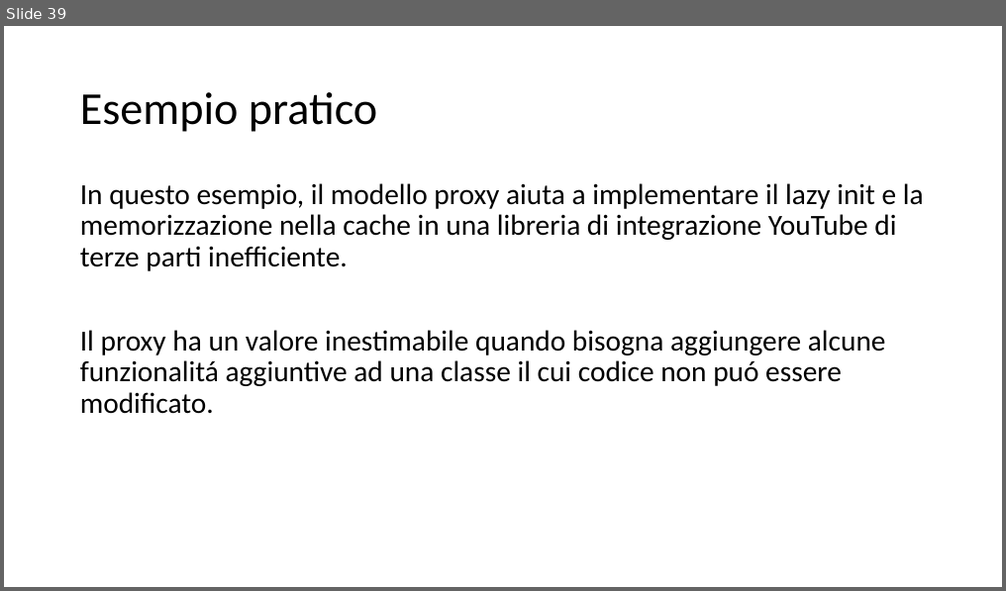
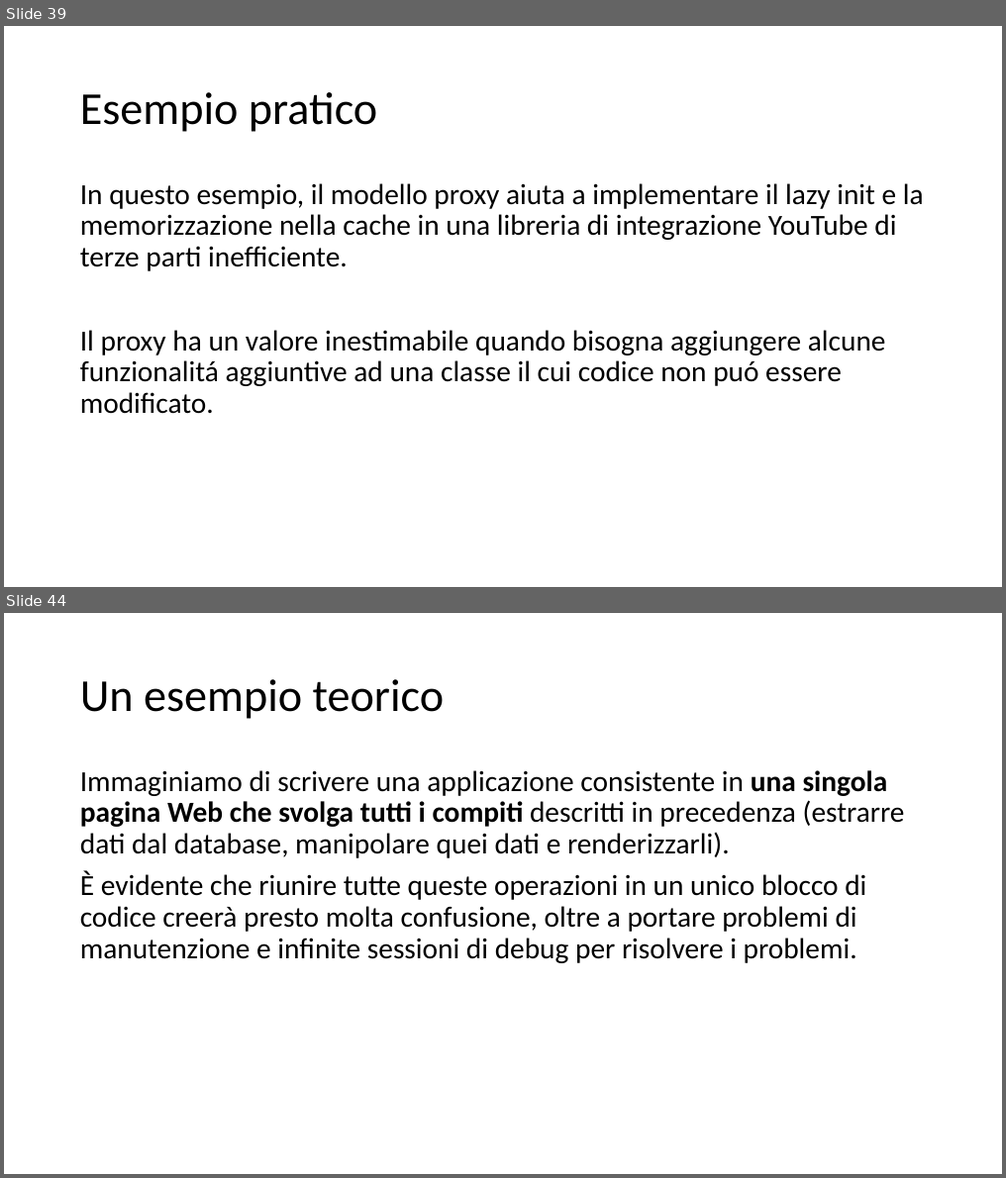
Before and after one commit to cicababba/java_course, a slide deck: Slide/Pattern.pptx. Shown one above the other, each under a label of ours: slide 39 before the commit, slides 39 and 44 after it; the slides between them are not shown. The pictures are 1006x591 and 1006x1178 pixels, drawn with LibreOffice and Linux fonts; fonts in the diff are those of the drawing. Boxes give left, top, right and bottom in pixels: in the first picture for what was removed or moved away, otherwise in the second. Text is boxed around its words. In the diff, an @@ line names an element or a change of style, - is before the commit and + after.

```diff
--- a/Slide/Pattern.pptx
+++ b/Slide/Pattern.pptx
@@ slide 44 added at (4, 613, 1002, 1174), background #FFFFFF @@
@@ title added at (80, 679, 444, 719), 44 pt, text #000000 @@
+Un esempio teorico
@@ text added at (80, 770, 905, 963), 28 pt, text #000000 @@
+Immaginiamo di scrivere una applicazione consistente in una singola pagina Web che svolga tutti i compiti descritti in precedenza (estrarre dati dal database, manipolare quei dati e renderizzarli).
+È evidente che riunire tutte queste operazioni in un unico blocco di codice creerà presto molta confusione, oltre a portare problemi di manutenzione e infinite sessioni di debug per risolvere i problemi.
```
Also in this commit, not shown: 1 slide changed, 76 other slides added.
